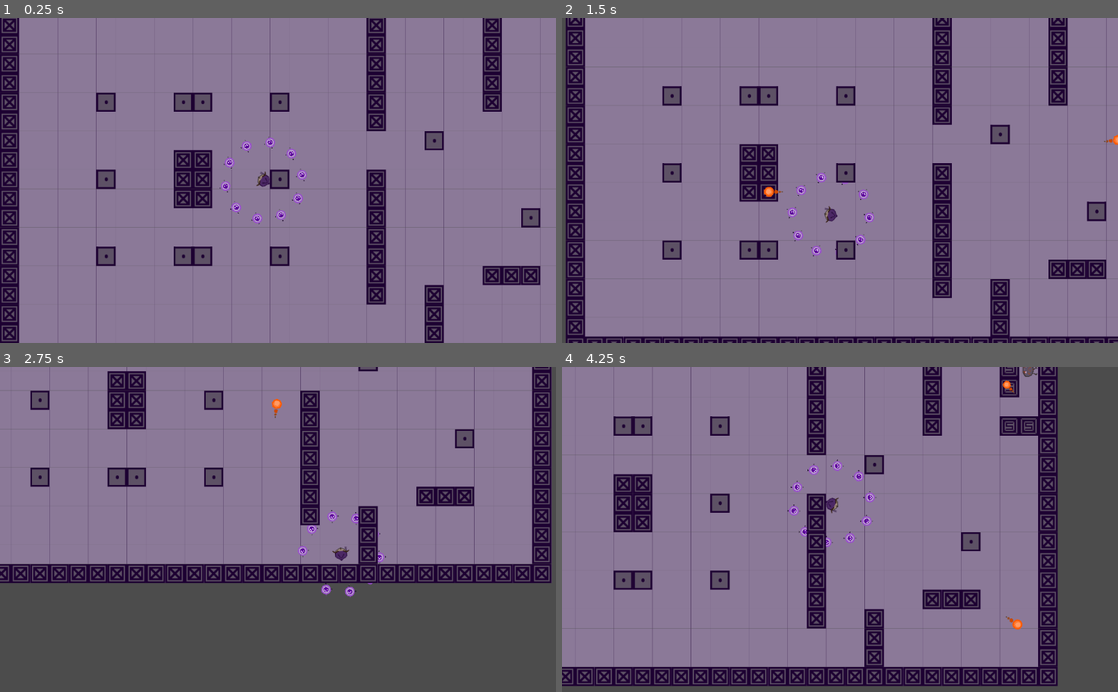
Above: before the commit, frames 1-4 (two rows, left to right).
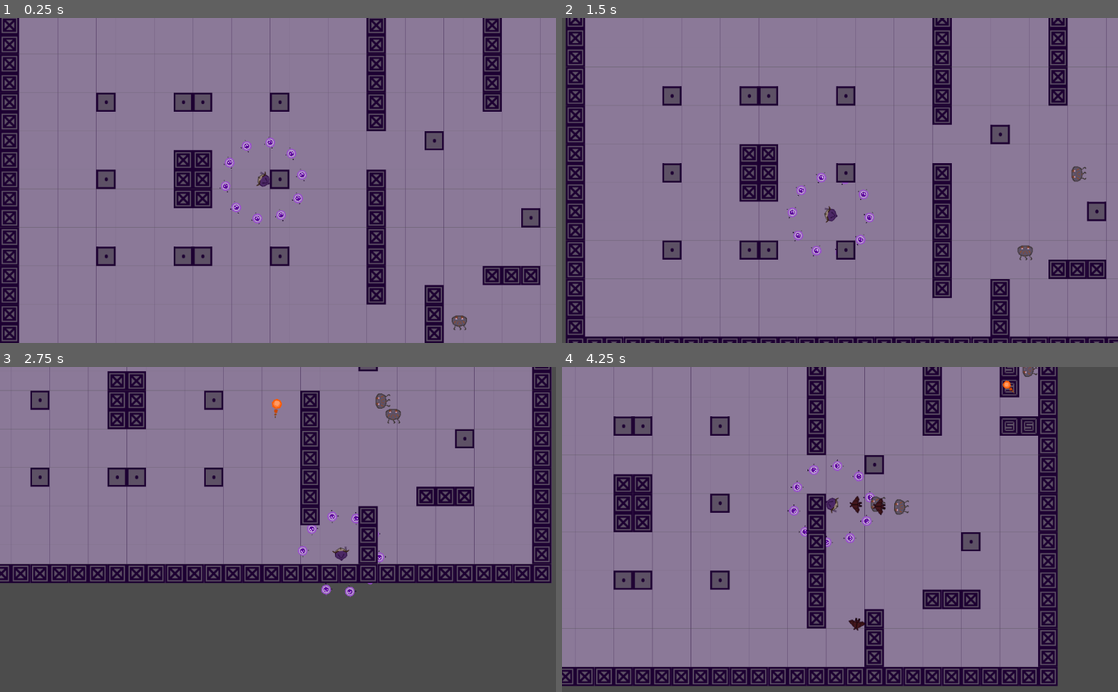
Above: after the commit, the same moments.

Repository: blackmadgames/sacrifices
Game: Godot game, scene res://scenes/game_scenes/Sandbox.tscn
Two runs of this game, one before a commit and one after it. Both use one fixed random seed, a clock stepped at 60 frames per second and the inputs below. The project has no main scene, so this scene is started directly.
Inputs (mouse positions are in pixels of both pictures, inside the frame that each line leads up to):
- Up to frame 1 (0.25 s): no input
- Up to frame 2 (1.5 s): move the mouse to (962, 164) at 0.52 s; hold D (move_right) 0.53-1.28 s; click (962, 164) at 0.6 s; move the mouse to (728, 196) at 1.27 s; hold S (move_down) from 1.28 s (still down); click (728, 196) at 1.35 s
- Up to frame 3 (2.75 s): move the mouse to (333, 458) at 2.02 s; release S (move_down) at 2.03 s; hold D (move_right) from 2.03 s (still down); tap F (interact) at 2.1 s; click (333, 458) at 2.3 s
- Up to frame 4 (4.25 s): move the mouse to (812, 594) at 2.77 s; release D (move_right) at 2.78 s; hold W (move_up) 2.78-3.53 s; tap Shift (look_ahead) at 2.85 s; click (812, 594) at 3.05 s; move the mouse to (1006, 578) at 3.52 s; hold A (move_left) from 3.53 s (still down); click (1006, 578) at 3.6 s

The runs differ from the first frame. In frame 1, less than 0.1% of the frame differs, in the area x 81-84%, y 91-97%; in frame 2, 0.3%; in frame 3, 0.2%; in frame 4, 0.4%, in the area x 51-83%, y 39-82%.

Commit message:
Enemies detect players when nearby and roughly visible in front of them

Diff:
--- a/project.godot
+++ b/project.godot
@@ -14,15 +14,20 @@
 "language": "GDScript",
 "path": "res://scripts/actors/Actor.gd"
 }, {
+"base": "Actor",
+"class": "Enemy",
+"language": "GDScript",
+"path": "res://scripts/actors/Enemy.gd"
+}, {
 "base": "Projectile",
 "class": "EnemyProjectile",
 "language": "GDScript",
 "path": "res://scripts/actors/EnemyProjectile.gd"
 }, {
-"base": "Reference",
-"class": "Enum",
+"base": "Node2D",
+"class": "EnemySpawner",
 "language": "GDScript",
-"path": "res://scripts/data/Enum.gd"
+"path": "res://scripts/systems/EnemySpawner.gd"
 }, {
 "base": "Node2D",
 "class": "ItemCounter",
@@ -41,8 +46,9 @@
 } ]
 _global_script_class_icons={
 "Actor": "",
+"Enemy": "",
 "EnemyProjectile": "",
-"Enum": "",
+"EnemySpawner": "",
 "ItemCounter": "",
 "PlayerProjectile": "",
 "Projectile": ""
--- a/scenes/Shop.tscn
+++ b/scenes/Shop.tscn
@@ -1,10 +1,11 @@
 [gd_scene load_steps=6 format=2]
 
-[ext_resource path="res://scenes/ShopCounter.tscn" type="PackedScene" id=1]
+[ext_resource path="res://scenes/systems/ShopCounter.tscn" type="PackedScene" id=1]
 [ext_resource path="res://art/placeholders/img/player_projectile.png" type="Texture" id=2]
 [ext_resource path="res://art/placeholders/img/demon.png" type="Texture" id=3]
 [ext_resource path="res://art/placeholders/img/skull.png" type="Texture" id=4]
 [ext_resource path="res://scripts/Shop.gd" type="Script" id=5]
+
 
 [node name="Shop" type="Node2D"]
 script = ExtResource( 5 )
--- /dev/null
+++ b/scenes/actors/Enemy.tscn
@@ -0,0 +1,44 @@
+[gd_scene load_steps=6 format=2]
+
+[ext_resource path="res://art/placeholders/img/demon.png" type="Texture" id=1]
+[ext_resource path="res://scripts/actors/Enemy.gd" type="Script" id=2]
+[ext_resource path="res://scenes/actors/EnemyProjectile.tscn" type="PackedScene" id=3]
+
+[sub_resource type="CircleShape2D" id=1]
+radius = 12.0
+
+[sub_resource type="CircleShape2D" id=2]
+radius = 200.0
+
+[node name="Enemy" type="KinematicBody2D"]
+collision_layer = 4
+collision_mask = 23
+script = ExtResource( 2 )
+max_hp = 1
+speed = Vector2( 5, 5 )
+projectile_scene = ExtResource( 3 )
+projectile_strength = 10
+
+[node name="Sprite" type="Sprite" parent="."]
+rotation = -1.5708
+texture = ExtResource( 1 )
+
+[node name="CollisionShape2D" type="CollisionShape2D" parent="."]
+position = Vector2( 0, -2 )
+shape = SubResource( 1 )
+
+[node name="Timer" type="Timer" parent="."]
+
+[node name="DetectionRange" type="Area2D" parent="."]
+collision_layer = 0
+
+[node name="CollisionShape2D" type="CollisionShape2D" parent="DetectionRange"]
+rotation = 3.14159
+shape = SubResource( 2 )
+one_way_collision = true
+
+[node name="RayCast2D" type="RayCast2D" parent="."]
+cast_to = Vector2( 0, 200 )
+collision_mask = 17
+[connection signal="body_entered" from="DetectionRange" to="." method="_on_DetectionRange_body_entered"]
+[connection signal="body_exited" from="DetectionRange" to="." method="_on_DetectionRange_body_exited"]
--- a/scenes/actors/Player.tscn
+++ b/scenes/actors/Player.tscn
@@ -35,7 +35,6 @@
 wait_time = 0.1
 [connection signal="die" from="." to="." method="_on_Player_die"]
 [connection signal="fire" from="." to="Gun" method="_on_Player_fire"]
-[connection signal="hit" from="." to="." method="_on_Player_hit"]
 [connection signal="soul_lost" from="." to="SoulsCircle" method="_on_Player_soul_lost"]
 [connection signal="soul_lost" from="." to="." method="_on_Player_soul_lost"]
 [connection signal="timeout" from="HpLostTimer" to="." method="_on_HpLostTimer_timeout"]
--- a/scenes/game_scenes/Sandbox.tscn
+++ b/scenes/game_scenes/Sandbox.tscn
@@ -1,9 +1,10 @@
-[gd_scene load_steps=10 format=2]
+[gd_scene load_steps=11 format=2]
 
 [ext_resource path="res://scenes/actors/Player.tscn" type="PackedScene" id=1]
 [ext_resource path="res://art/placeholders/img/tilemap.png" type="Texture" id=2]
 [ext_resource path="res://scenes/Shop.tscn" type="PackedScene" id=3]
 [ext_resource path="res://scripts/PlayerCamera.gd" type="Script" id=4]
+[ext_resource path="res://scenes/systems/EnemySpawner.tscn" type="PackedScene" id=5]
 
 [sub_resource type="ConvexPolygonShape2D" id=1]
 points = PoolVector2Array( 0, 0, 32, 0, 32, 32, 0, 32 )
@@ -90,10 +91,21 @@
 tile_set = SubResource( 5 )
 cell_size = Vector2( 32, 32 )
 cell_custom_transform = Transform2D( 32, 0, 0, 32, 0, 0 )
+collision_layer = 16
+collision_mask = 15
 format = 1
 tile_data = PoolIntArray( 0, 0, 2, 1, 0, 2, 2, 0, 2, 3, 0, 2, 4, 0, 2, 5, 0, 2, 6, 0, 2, 7, 0, 2, 8, 0, 2, 9, 0, 2, 10, …(8393 unchanged characters)…
 
 [node name="Shop" parent="." instance=ExtResource( 3 )]
 position = Vector2( 976, 80 )
 rotation = 3.14159
+
+[node name="EnemySpawner" parent="." instance=ExtResource( 5 )]
+position = Vector2( 974.175, 304.06 )
+rotation = -1.5708
+spawn_on_ready = true
+
+[node name="EnemySpawner2" parent="." instance=ExtResource( 5 )]
+position = Vector2( 763.129, 560.284 )
+spawn_on_ready = true
 [connection signal="checkout_item" from="Shop" to="Player" method="_on_Shop_checkout_item"]
--- /dev/null
+++ b/scenes/systems/EnemySpawner.tscn
@@ -0,0 +1,8 @@
+[gd_scene load_steps=2 format=2]
+
+[ext_resource path="res://scripts/systems/EnemySpawner.gd" type="Script" id=1]
+
+[node name="EnemySpawner" type="Node2D"]
+script = ExtResource( 1 )
+
+[node name="Timer" type="Timer" parent="."]
--- a/scripts/PlayerCamera.gd
+++ b/scripts/PlayerCamera.gd
@@ -6,7 +6,7 @@
 func _ready() -> void:
     initial_offset_x = position.x
 
-func _process(delta: float) -> void:
+func _process(_delta: float) -> void:
     if Input.is_action_just_pressed("look_ahead"):
         position.x += LOOK_AHEAD_DISTANCE
     elif Input.is_action_just_released("look_ahead"):
--- a/scripts/Shop.gd
+++ b/scripts/Shop.gd
@@ -1,4 +1,6 @@
 extends Node2D
+
+var Enum = preload("res://scripts/data/Enum.gd")
 
 signal checkout_item
 
--- a/scripts/actors/Actor.gd
+++ b/scripts/actors/Actor.gd
@@ -3,7 +3,7 @@
 
 signal die
 
-var max_hp: int = 5
+export var max_hp: int = 5
 var velocity: = Vector2.ZERO
 
 onready var hp: = max_hp
--- /dev/null
+++ b/scripts/actors/Enemy.gd
@@ -0,0 +1,67 @@
+extends Actor
+class_name Enemy
+
+export var projectile_scene: PackedScene = null
+export var projectile_strength: = 30
+
+var target: Node = null
+var direction_before_interruption: = 0.0
+
+func fire() -> void:
+    if target == null:
+        return
+
+    var projectile: = projectile_scene.instance()
+    get_parent().add_child(projectile)
+    projectile.fire(global_position, global_rotation, projectile_strength)
+
+func _ready() -> void:
+    $Timer.connect("timeout", self, "fire")
+    $Timer.set_wait_time(1)
+    $Timer.start()
+
+func hit() -> void:
+    .hit()
+    queue_free()
+
+func _physics_process(delta: float) -> void:
+    if target:
+        look_at(target.global_position)
+        # look_at considers Vector2.UP to be 0 rad rotation,
+        # so we need to add a 90 deg angle:
+        rotation += PI / 2
+        return
+
+    var movement = Vector2.UP.rotated(rotation) * speed * delta * 1000
+    velocity = move_and_slide(movement)
+    _check_collisions()
+
+func _check_collisions() -> void:
+    for i in get_slide_count():
+        var collision = get_slide_collision(i)
+        _on_collide(collision)
+        return
+
+func _on_collide(collision: KinematicCollision2D) -> void:
+    if collision.collider.is_in_group("Player") && collision.collider.has_method("hit"):
+        collision.collider.hit()
+    else:
+        rotate(PI)
+
+func _on_DetectionRange_body_entered(body: Node) -> void:
+    if body.is_in_group("Player"):
+        var space_state = get_world_2d().direct_space_state
+        var result = space_state.intersect_ray(
+            global_position,
+            body.global_position,
+            [self],
+            $RayCast2D.collision_mask
+        )
+        if result && result.collider.is_in_group("Player"):
+            target = body
+            direction_before_interruption = rotation
+
+func _on_DetectionRange_body_exited(body: Node) -> void:
+    if body.is_in_group("Player"):
+        target = null
+        rotation = direction_before_interruption
--- a/scripts/actors/Player.gd
+++ b/scripts/actors/Player.gd
@@ -1,8 +1,9 @@
 extends Actor
+
+var Enum = preload("res://scripts/data/Enum.gd")
 
 signal fire
 signal soul_lost
-signal hit
 
 var max_gun_ammo: int = 30
 onready var gun_ammo = max_gun_ammo
@@ -58,8 +59,8 @@
 func _heal() -> void:
     hp = max(max_hp, hp + 1)
 
-func _on_Player_hit() -> void:
-    hp -= 1
+func hit() -> void:
+    .hit()
     $Sprite.modulate = Color(1, 0, 0)  # red shade
     $HpLostTimer.start()
     if hp == 0:
--- a/scripts/data/Enum.gd
+++ b/scripts/data/Enum.gd
@@ -1,5 +1,3 @@
-class_name Enum
-
 enum ItemTypes {
     AMMO,
     SKULL
--- /dev/null
+++ b/scripts/systems/EnemySpawner.gd
@@ -0,0 +1,23 @@
+extends Node2D
+class_name EnemySpawner
+
+const ENEMY_SCENE = preload("res://scenes/actors/Enemy.tscn")
+
+export var delay_between_spawn: float = 15.0
+export var spawn_on_ready: bool = false
+
+func _ready() -> void:
+    if spawn_on_ready:
+        _spawn()
+    if delay_between_spawn != 0:
+        $Timer.connect("timeout", self, "_spawn")
+
+func _spawn() -> void:
+    var instance = ENEMY_SCENE.instance()
+    instance.rotation = global_rotation
+    instance.position = position
+    get_parent().call_deferred("add_child", instance)
+
+    if delay_between_spawn != 0:
+        $Timer.set_wait_time(delay_between_spawn)
+        $Timer.start()
Not shown: 2 places in scenes/actors/PlayerProjectile.tscn that only renumber resources
Renamed: scenes/ShopCounter.tscn -> scenes/systems/ShopCounter.tscn
